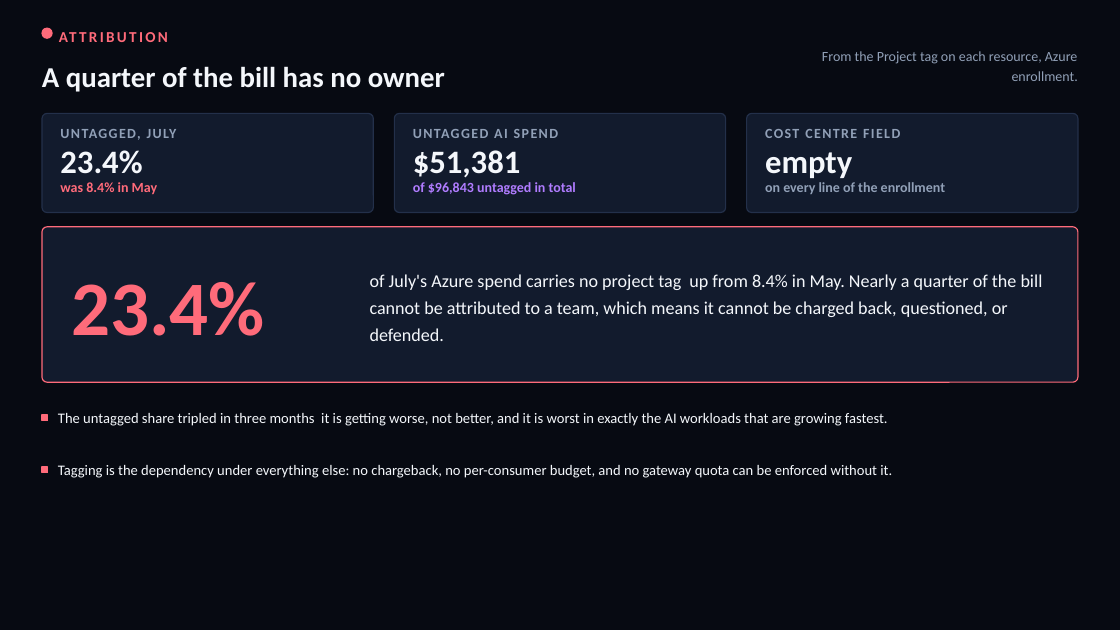
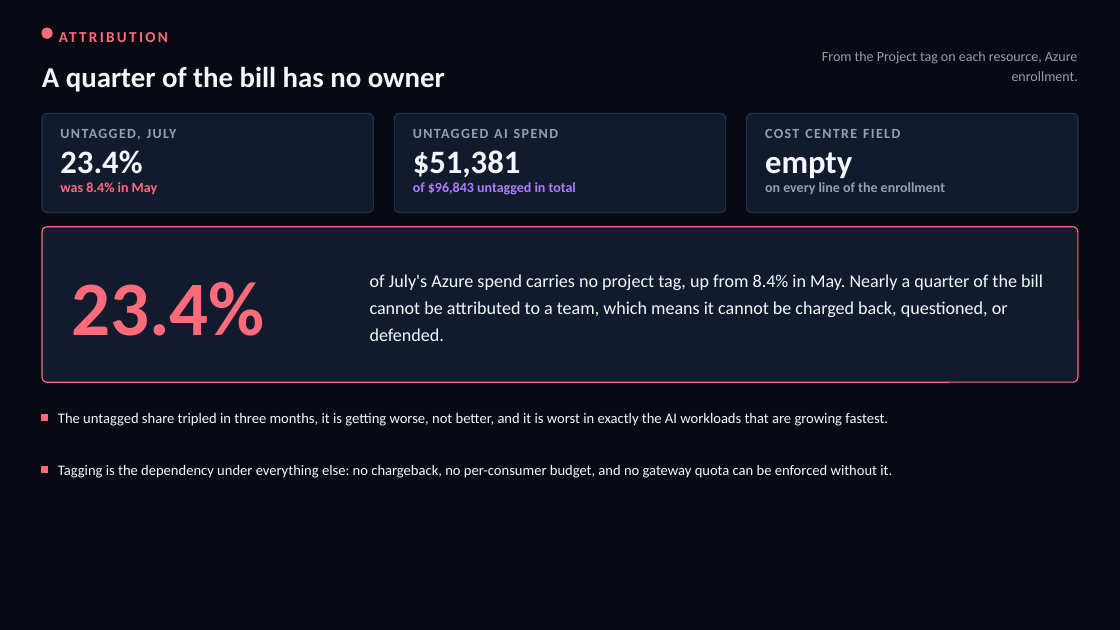
Before and after one commit to arielga5-code/Finops, a slide deck: slide 26 of deck/Harel_Cloud_Cost_CIO_Final.pptx. Drawn at 1120x630 pixels with LibreOffice and Linux fonts; fonts in the diff are those of the drawing. Boxes give left, top, right and bottom in pixels: in the first picture for what was removed or moved away, otherwise in the second. Text is boxed around its words. In the diff, an @@ line names an element or a change of style, - is before the commit and + after.

```diff
--- a/deck/Harel_Cloud_Cost_CIO_Final.pptx
+++ b/deck/Harel_Cloud_Cost_CIO_Final.pptx
@@ text at <box>370,274,1043,341</box>: text changed @@
-of July's Azure spend carries no project tag up from 8.4% in May. Nearly a quarter of the bill cannot be attributed to a team, which means it cannot be charged back, questioned, or defended.
+of July's Azure spend carries no project tag, up from 8.4% in May. Nearly a quarter of the bill cannot be attributed to a team, which means it cannot be charged back, questioned, or defended.
@@ text at <box>58,413,888,426</box>: text changed @@
-The untagged share tripled in three months it is getting worse, not better, and it is worst in exactly the AI workloads that are growing fastest.
+The untagged share tripled in three months, it is getting worse, not better, and it is worst in exactly the AI workloads that are growing fastest.
```
Also in this commit, not shown: 32 other slides changed, 1 slide removed, 6 other files.
